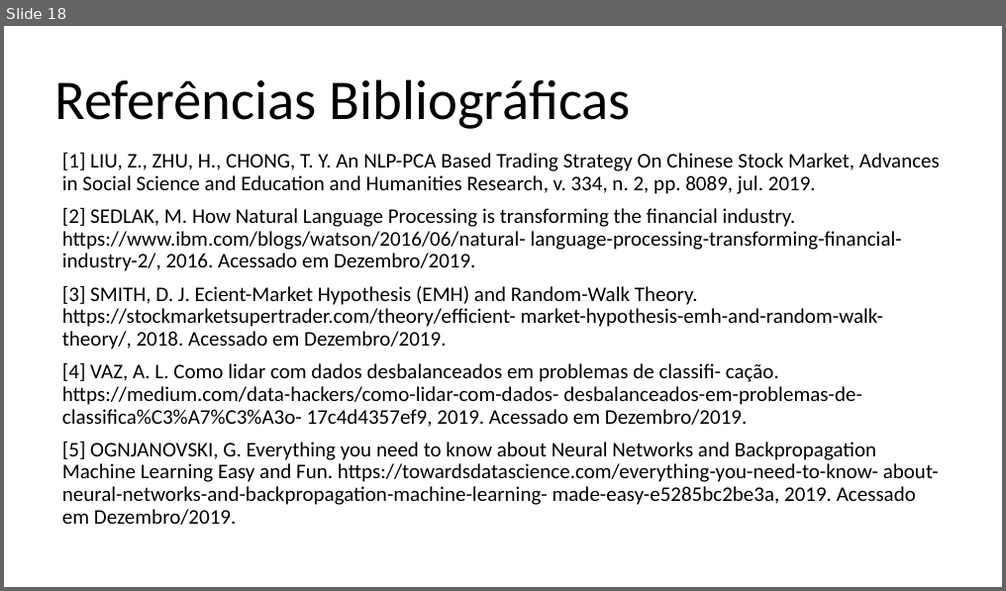
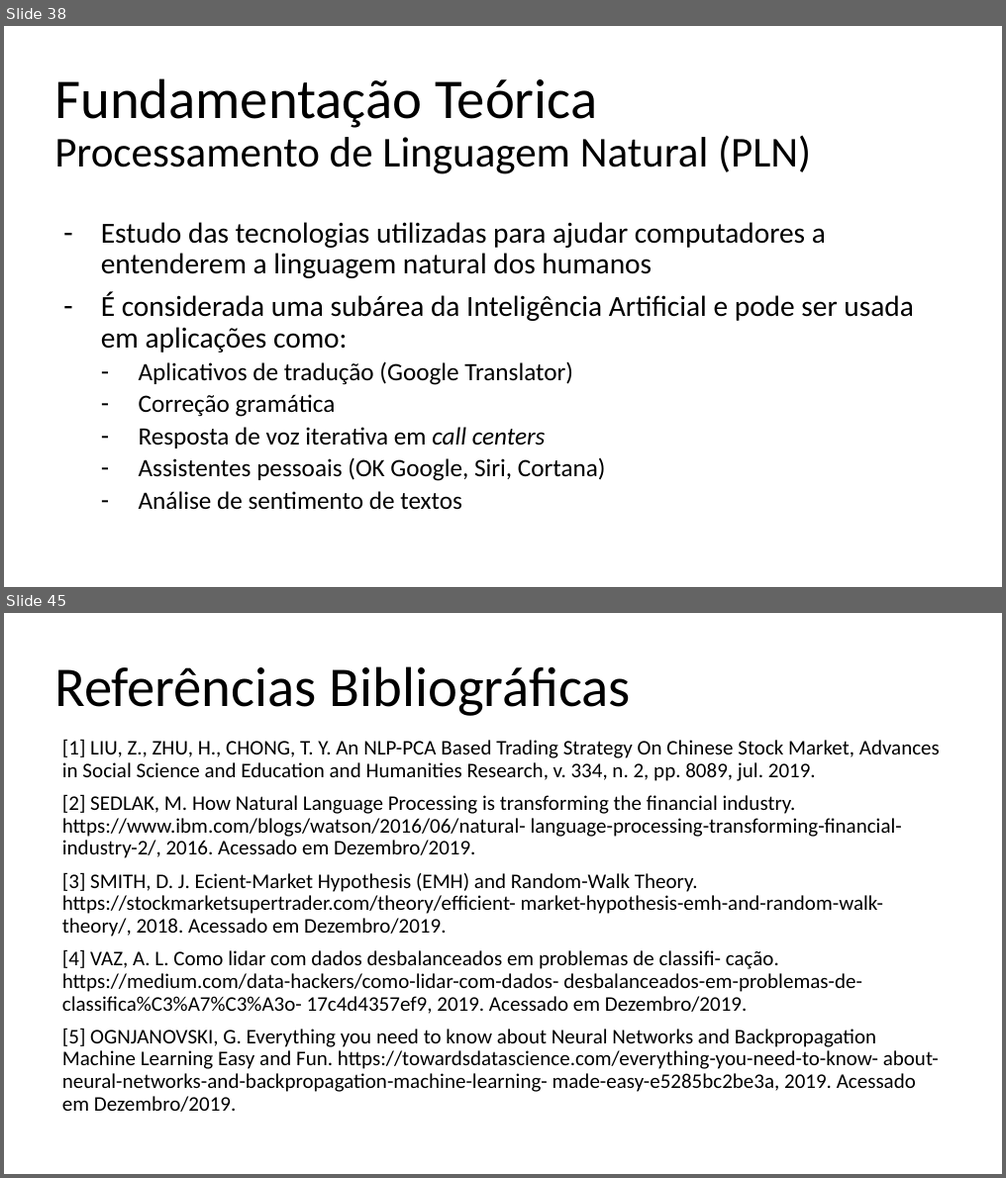
Before and after one commit to lgcanto/tcc, a slide deck: TCC_LGC_V1.pptx. Shown one above the other, each under a label of ours: slide 18 before the commit, slides 38 and 45 after it; the slides between them are not shown. The pictures are 1006x591 and 1006x1178 pixels, drawn with LibreOffice and Linux fonts; fonts in the diff are those of the drawing. Boxes give left, top, right and bottom in pixels: in the first picture for what was removed or moved away, otherwise in the second. Text is boxed around its words. In the diff, an @@ line names an element or a change of style, - is before the commit and + after.

```diff
--- a/TCC_LGC_V1.pptx
+++ b/TCC_LGC_V1.pptx
@@ slide 38 added at [4,26,1002,587], background #FFFFFF @@
@@ title added at [54,78,811,174], 41 pt, text #000000 @@
+Fundamentação Teórica
+Processamento de Linguagem Natural (PLN)
@@ text added at [101,222,913,510], 28 pt, text #000000 @@
+– Estudo das tecnologias utilizadas para ajudar computadores a entenderem a linguagem natural dos humanos
+– É considerada uma subárea da Inteligência Artificial e pode ser usada em aplicações como:
+  – Aplicativos de tradução (Google Translator)
+  – Correção gramática
+  – Resposta de voz iterativa em call centers
+  – Assistentes pessoais (OK Google, Siri, Cortana)
+  – Análise de sentimento de textos
@@ what was slide 18 is now slide 45 @@
```
Also in this commit, not shown: 2 slides changed, 28 other slides added, 2 slides removed.
